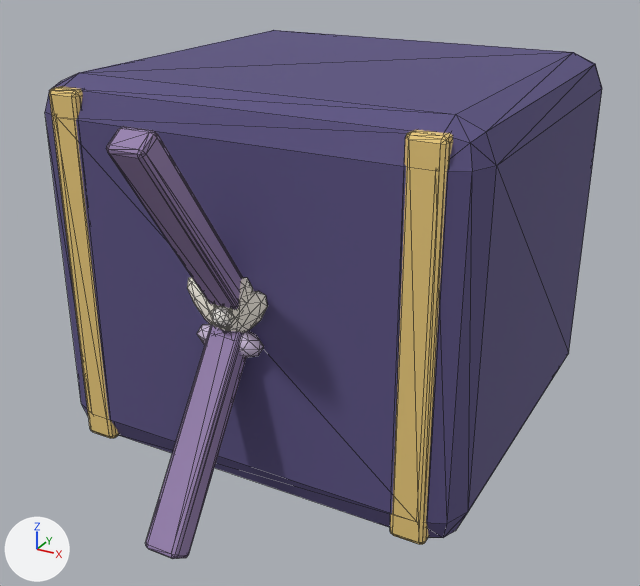
The glTF model assets/castle/pearl_kit/pearl_storage_crate.glb as it was, and as the next commit left it.
Rendered twice from a 50 mm camera at (3.35, -6.45, 4.26) aimed at (0.11, -0.56, 1.31). Lighting does not change. The marker at lower left points along +X, +Y and +Z. The picture after the commit comes second. Mesh edges are drawn as thin lines. Where no turn or scale is listed for an object, it has been applied to the vertices. Vertices at exactly the same position are counted once.

Names of what the first picture shows: 'pearl_storage_crate.001'.
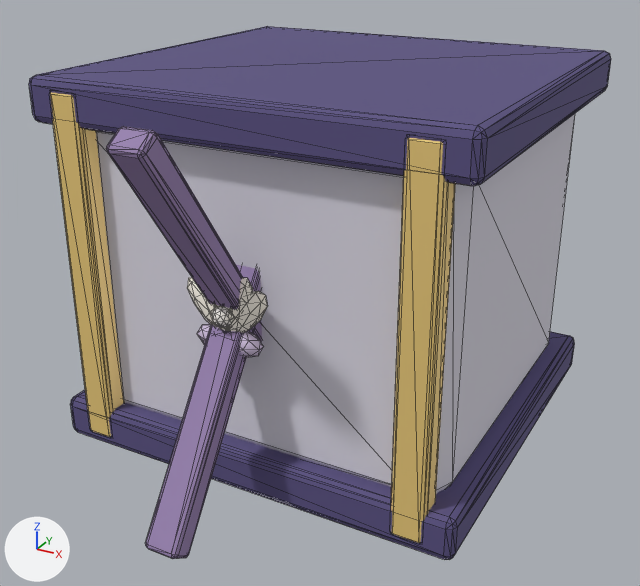
Pixel boxes (x1, y1, x2, y2) of what changed, in the pictures (640 x 586 px; the box of a moved part takes in the faces that stretch with it):
'pearl_storage_crate.001', reshaped
    before: (45, 30, 602, 559)
    after: (29, 26, 611, 560)
part 1 of me_cube_207, moved or reshaped (not visible before)
    after: (96, 114, 575, 493)
part 2 of me_cube_207, added (blue)
    after: (70, 332, 575, 560)
part 3 of me_cube_207, added (blue)
    after: (29, 26, 611, 186)
part 4 of me_cube_207, deleted (blue)
    before: (45, 30, 602, 538)

The change in detail:
me_cube_207 is used by ob_pearl_storage_crate_001; location (0.0, -1.6, 1.56).
me_cube_207 had 630 vertices, 1208 faces and spanned x -1.77..1.77, y -1.08..3.28, z -1.56..1.54.
me_cube_207 now has 686 vertices, 1316 faces and spans x -1.77..1.77, y -1.08..3.28, z -1.56..1.54.
me_cube_207 part 1: the loose piece of 56 vertices spanning x -1.59..1.59, y 0.05..3.07, z -1.37..1.41 is moved by (0.0, 0.04, -0.03).
me_cube_207 part 2: a new loose piece of 56 vertices spanning x -1.77..1.77, y -0.07..3.28, z -1.56..-1.2, in mat_mrc_ink (blue #595081).
me_cube_207 part 3: a new loose piece of 56 vertices spanning x -1.77..1.77, y -0.07..3.28, z 1.18..1.54, in mat_mrc_ink (blue #595081).
Part 4, on me_cube_207:
56 vertices are removed from x -1.77..1.77, y -0.07..3.28, z -1.56..1.54.
108 faces are deleted.
